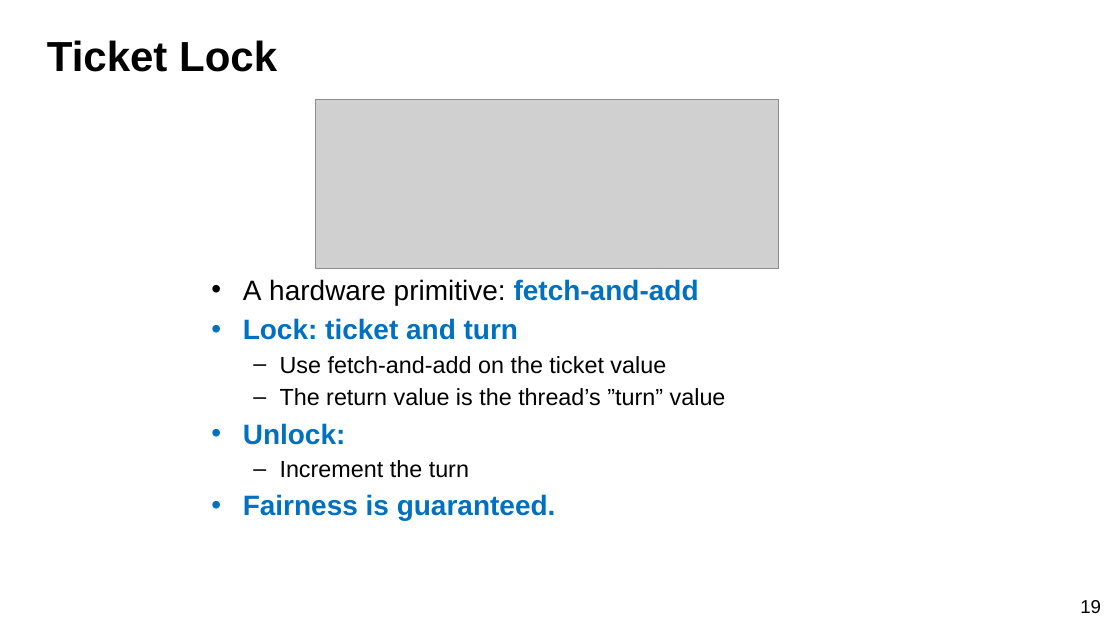
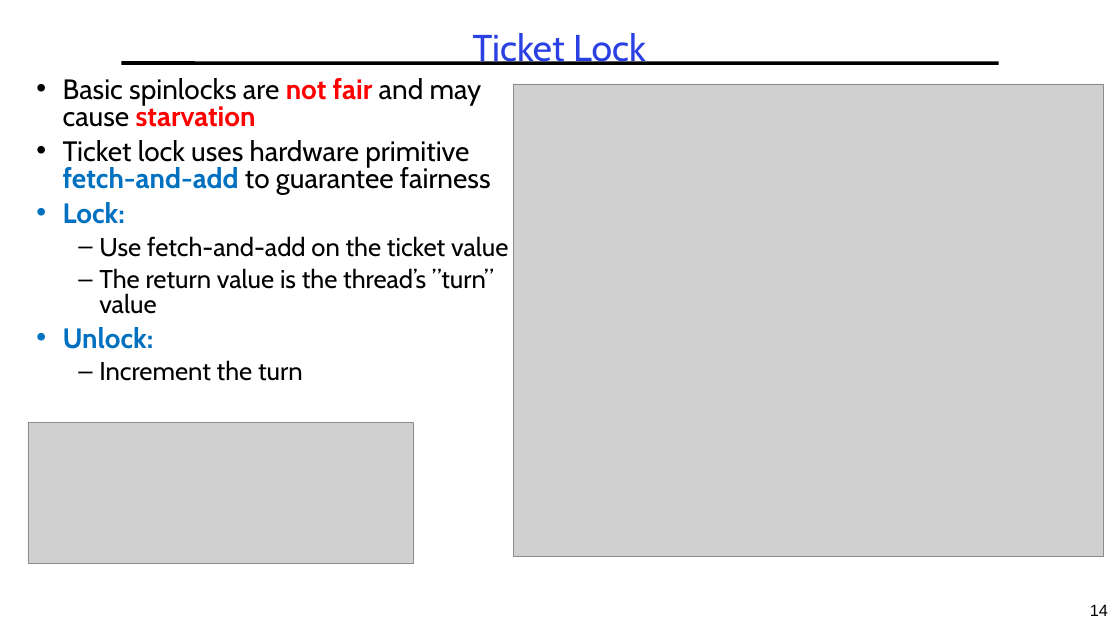
Before and after one commit to guhofstra/CSC112Fa26, a slide deck: slide 14 of PPTs/bak/L3 Synchronization OLD.pptx (slide 19 before the commit). Drawn at 1120x630 pixels with LibreOffice and Linux fonts; fonts in the diff are those of the drawing; grey boxes stand for pictures. Boxes give left, top, right and bottom in pixels: in the first picture for what was removed or moved away, otherwise in the second. Text is boxed around its words. In the diff, an @@ line names an element or a change of style, - is before the commit and + after.

```diff
--- a/PPTs/bak/L3 Synchronization OLD.pptx
+++ b/PPTs/bak/L3 Synchronization OLD.pptx
@@ title "Ticket Lock" at (473,33,646,65): size 36 to 32 pt, font Arial to Cabin, text colour #000000 to #2A40E2, bold off; alignment left to centre; line spacing 1 to 0.9 @@
@@ text "Basic spinlocks are not fair ...": place and size @@
-text "Basic spinlocks are not fair ..." at (243,279,726,521)
+text "Basic spinlocks are not fair ..." at (63,78,508,381)
@@ text at (63,78,491,224): text changed; font Arial to Cabin; text colour #0070C0 to #000000; bold off @@
-• A hardware primitive: fetch-and-add
-• Lock: ticket and turn
+• Basic spinlocks are not fair and may cause starvation
+• Ticket lock uses hardware primitive fetch-and-add to guarantee fairness
+• Lock:
@@ line added from (121, 63) to (999, 63), #000000 3 pt @@
@@ picture added at (513,84,1104,556) @@
@@ text at (63,236,508,381): size 20 to 22 pt in "Use fetch-and-add on the ticket value", "The return value is the thread’s ”turn” ...", "Increment the turn"; font Arial to Cabin in "Use fetch-and-add on the ticket value", "The return value is the thread’s ”turn” ...", "Unlock:", "Increment the turn"; indent changed; line spacing 1 to 0.8; more space between paragraphs @@
@@ picture: place and size @@
-picture at (316,99,779,268)
+picture at (28,423,413,563)
@@ text at (243,494,556,521): paragraph removed @@
-• Fairness is guaranteed.
@@ page number removed at (1080,600,1101,613) @@
-19
@@ page number added at (1090,604,1108,616), 14 pt, text #000000 @@
+14
```
Also in this commit, not shown: 8 other slides changed, 49 slides added, 21 slides removed, 7 other files.
